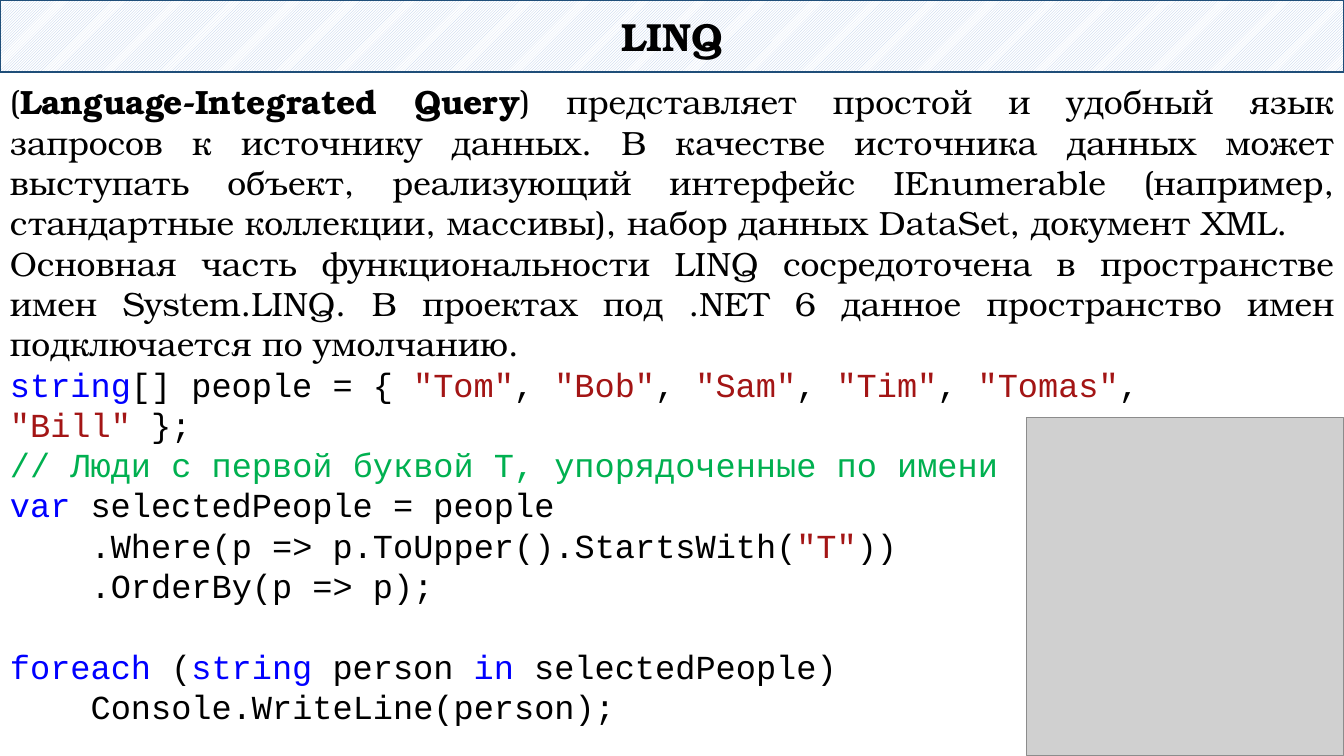
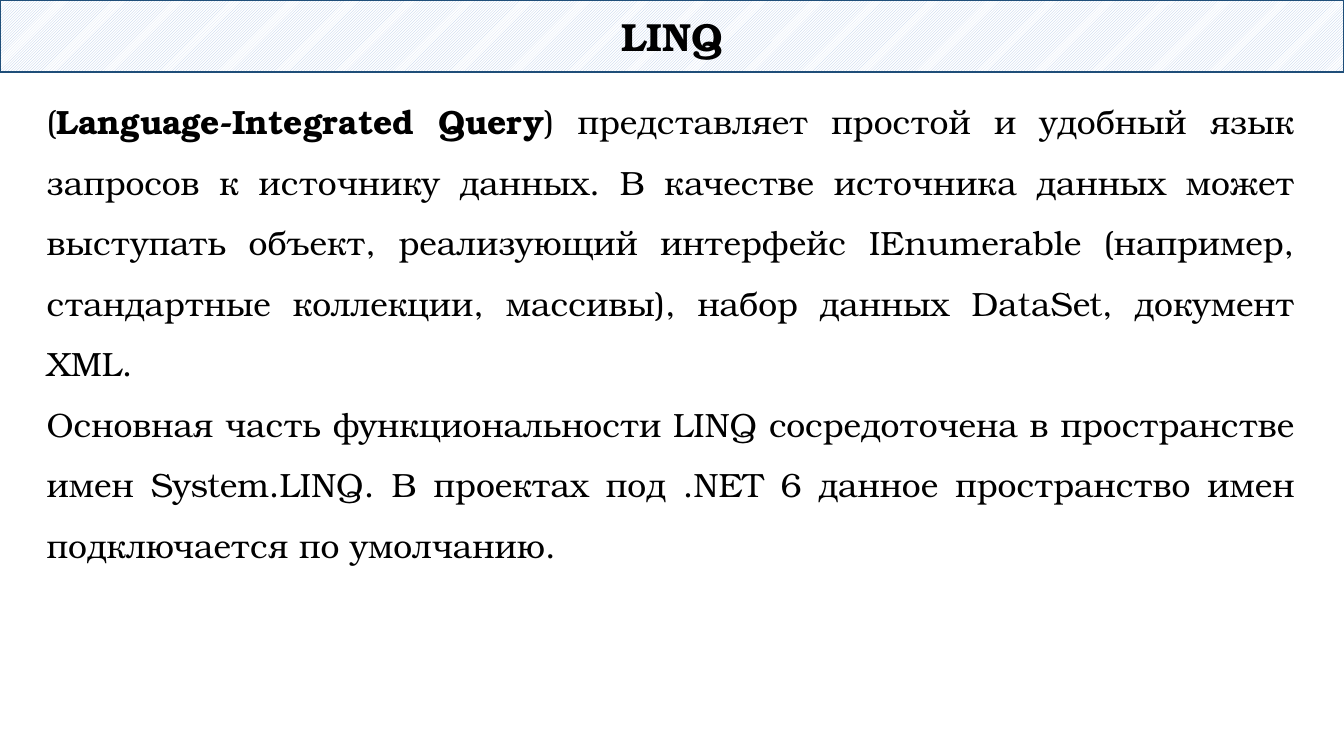
Before and after one commit to DaniilKlyukin/ITiP-2, a slide deck: slide 2 of Лекции/ИТиП 2 лек 8.pptx (slide 8 before the commit). Drawn at 1344x756 pixels with LibreOffice and Linux fonts; fonts in the diff are those of the drawing; grey boxes stand for pictures. Boxes give left, top, right and bottom in pixels: in the first picture for what was removed or moved away, otherwise in the second. Text is boxed around its words. In the diff, an @@ line names an element or a change of style, - is before the commit and + after.

```diff
--- a/Лекции/ИТиП 2 лек 8.pptx
+++ b/Лекции/ИТиП 2 лек 8.pptx
@@ text "(Language-Integrated Query) представляет простой и ...": place and size @@
-text "(Language-Integrated Query) представляет простой и ..." at bbox=[10, 89, 1334, 726]
+text "(Language-Integrated Query) представляет простой и ..." at bbox=[47, 109, 1295, 566]
@@ text "(Language-Integrated Query) представляет простой и ..." at bbox=[47, 109, 1295, 566]: line spacing 1 to 1.5 @@
@@ text at bbox=[10, 372, 1139, 726]: paragraphs removed @@
-string[] people = { "Tom", "Bob", "Sam", "Tim", "Tomas", "Bill" };
-// Люди с первой буквой T, упорядоченные по имени
-var selectedPeople = people
-.Where(p => p.ToUpper().StartsWith("T"))
-.OrderBy(p => p);
-foreach (string person in selectedPeople)
-Console.WriteLine(person);
@@ picture removed at bbox=[1026, 417, 1344, 756] @@
```
Also in this commit, not shown: 11 other slides changed, 4 slides added, 6 slides removed, 8 other files.
